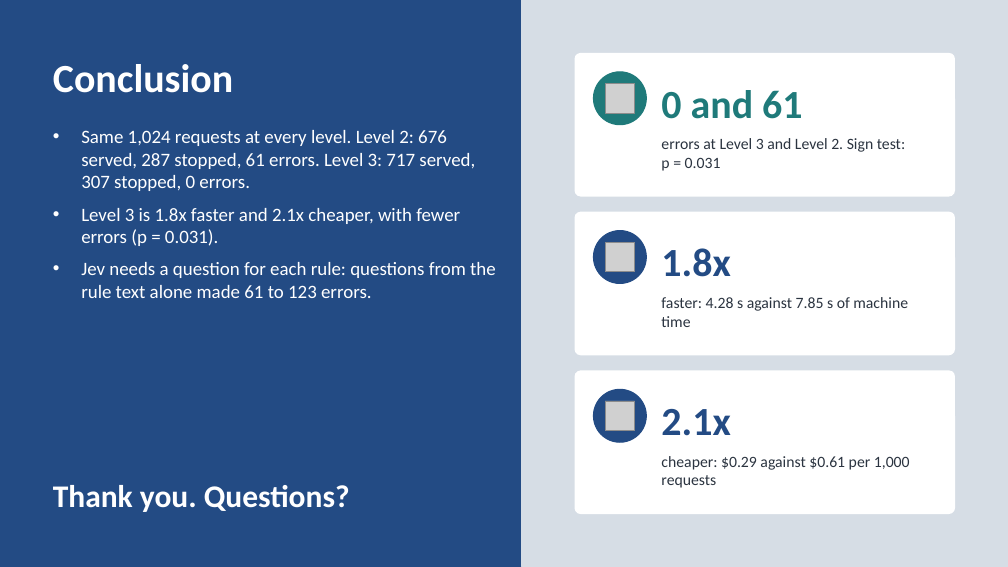
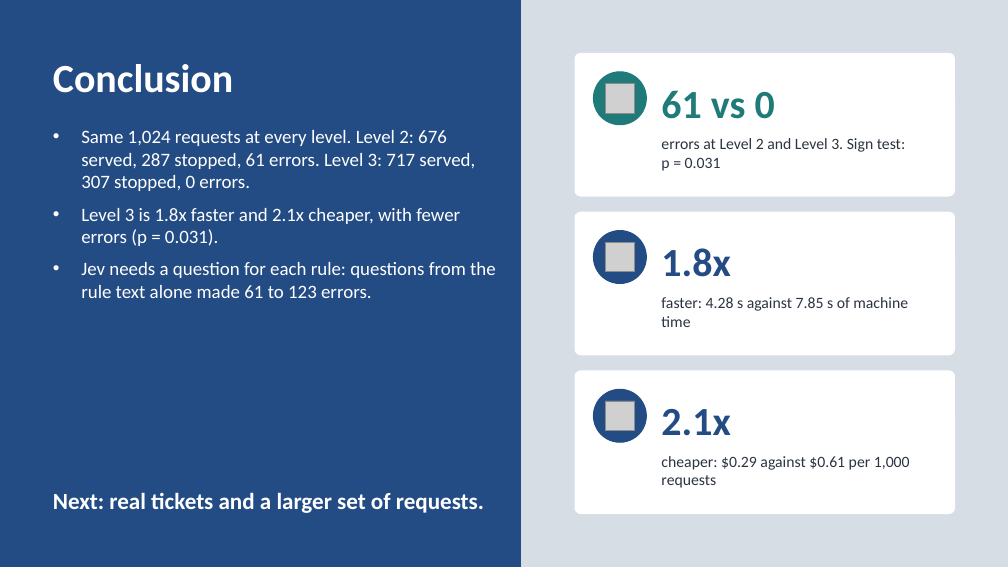
Before and after one commit to neilonthesky/english-presentation, a slide deck: slide 30 of slides/deck.pptx. Drawn at 1008x567 pixels with LibreOffice and Linux fonts; fonts in the diff are those of the drawing; grey boxes stand for pictures. Boxes give left, top, right and bottom in pixels: in the first picture for what was removed or moved away, otherwise in the second. Text is boxed around its words. In the diff, an @@ line names an element or a change of style, - is before the commit and + after.

```diff
--- a/slides/deck.pptx
+++ b/slides/deck.pptx
@@ text at bbox=[661, 90, 775, 119]: text changed @@
-0 and 61
+61 vs 0
@@ text at bbox=[661, 138, 905, 171]: text changed @@
-errors at Level 3 and Level 2. Sign test: p = 0.031
+errors at Level 2 and Level 3. Sign test: p = 0.031
@@ text at bbox=[53, 492, 484, 513]: text changed; size 30 to 22 pt @@
-Thank you. Questions?
+Next: real tickets and a larger set of requests.
```
Also in this commit, not shown: 1 other slide changed, 2 slides added, 2 slides removed, 7 other files.
